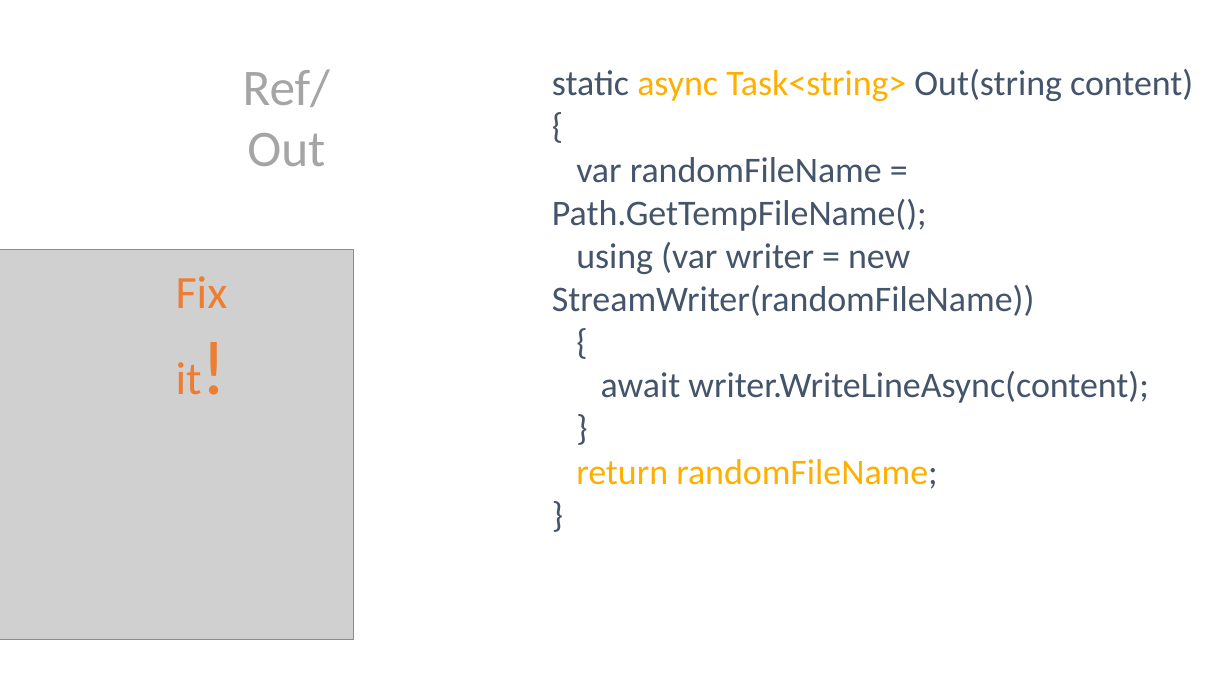
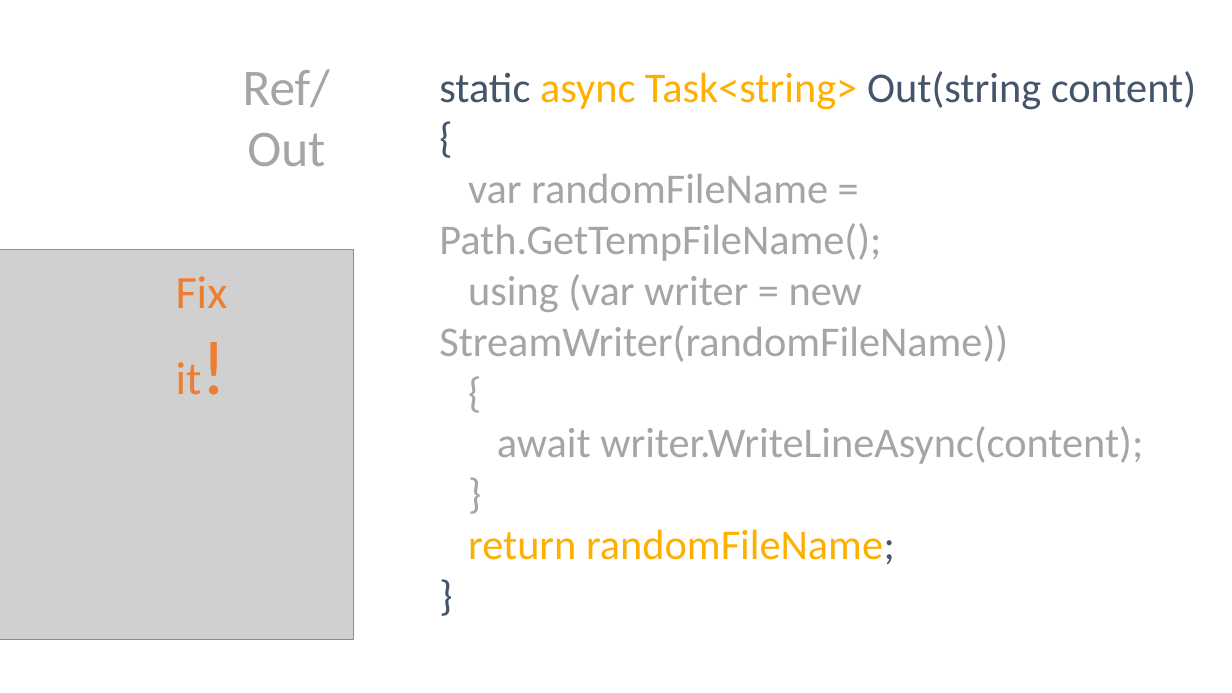
Before and after one commit to danielmarbach/RearchitectTowardsAsyncAwait, a slide deck: slide 44 of presentation.pptx (slide 45 before the commit). Drawn at 1232x693 pixels with LibreOffice and Linux fonts; fonts in the diff are those of the drawing; grey boxes stand for pictures. Boxes give left, top, right and bottom in pixels: in the first picture for what was removed or moved away, otherwise in the second. Text is boxed around its words. In the diff, an @@ line names an element or a change of style, - is before the commit and + after.

```diff
--- a/presentation.pptx
+++ b/presentation.pptx
@@ text "static async Task<string> Out(string content)": place and size @@
-text "static async Task<string> Out(string content)" at [552, 69, 1193, 403]
+text "static async Task<string> Out(string content)" at [439, 71, 1196, 464]
@@ text "static async Task<string> Out(string content)" at [439, 71, 1196, 464]: size 28 to 33 pt; text colour #44546A to #A5A5A5 in "var randomFileName = Path.GetTempFileName();", "using (var writer = new StreamWriter(randomFileName))", "{", "await writer.WriteLineAsync(content);" and 1 more places @@
```
Also in this commit, not shown: 17 other slides changed, 8 slides added, 8 slides removed, 1 other file.
